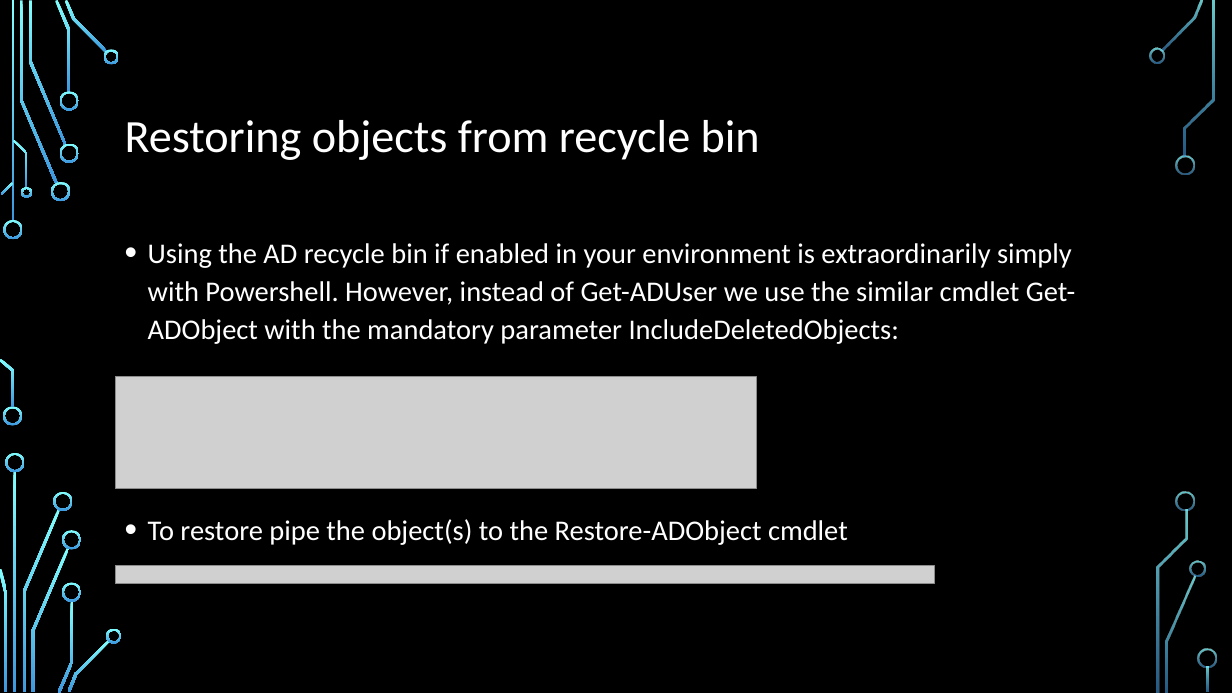
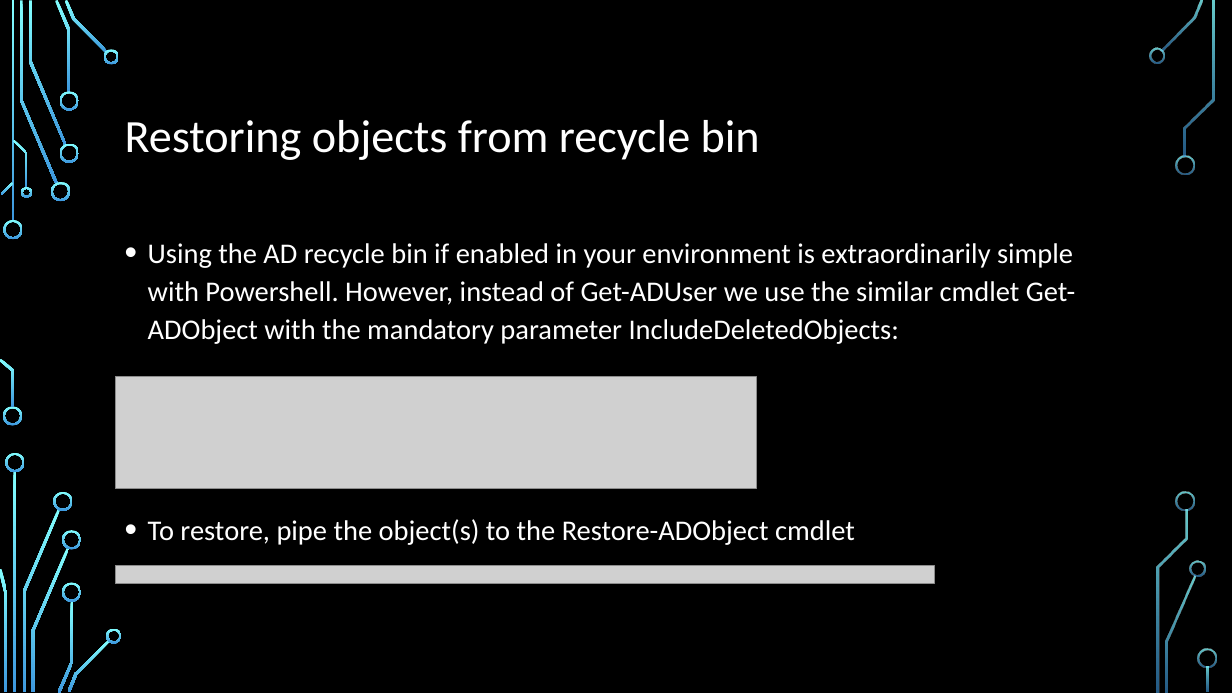
Before and after one commit to foremann/Projects, a slide deck: slide 17 of AD_Demo/AD_Demo.pptx. Drawn at 1232x693 pixels with LibreOffice and Linux fonts; fonts in the diff are those of the drawing; grey boxes stand for pictures; background and template pictures are left out. Boxes give left, top, right and bottom in pixels: in the first picture for what was removed or moved away, otherwise in the second. Text is boxed around its words. In the diff, an @@ line names an element or a change of style, - is before the commit and + after.

```diff
--- a/AD_Demo/AD_Demo.pptx
+++ b/AD_Demo/AD_Demo.pptx
@@ text at [148, 243, 1075, 545]: text changed @@
-• Using the AD recycle bin if enabled in your environment is extraordinarily simply with Powershell. However, instead of Get-ADUser we use the similar cmdlet Get-ADObject with the mandatory parameter IncludeDeletedObjects:
-• To restore pipe the object(s) to the Restore-ADObject cmdlet
+• Using the AD recycle bin if enabled in your environment is extraordinarily simple with Powershell. However, instead of Get-ADUser we use the similar cmdlet Get-ADObject with the mandatory parameter IncludeDeletedObjects:
+• To restore, pipe the object(s) to the Restore-ADObject cmdlet
```
Also in this commit, not shown: 3 other slides changed, 1 other file.
